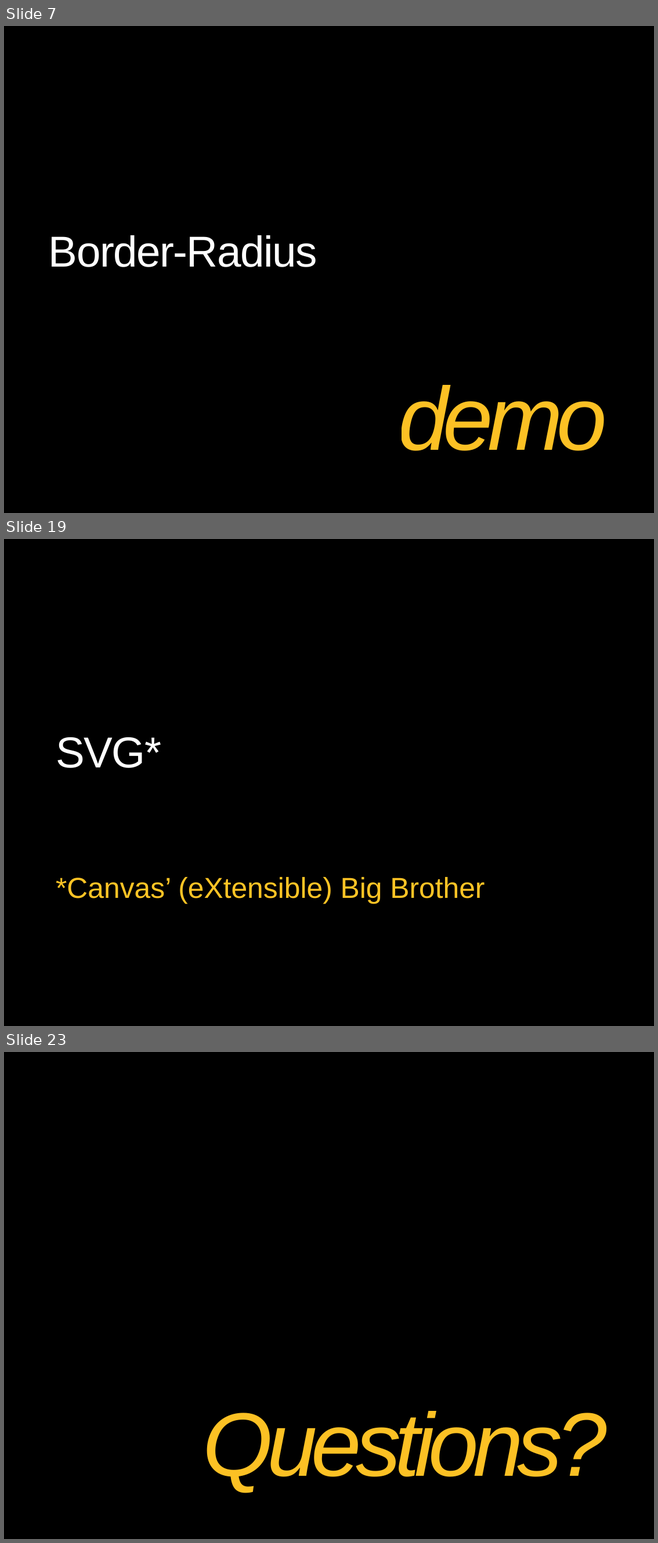
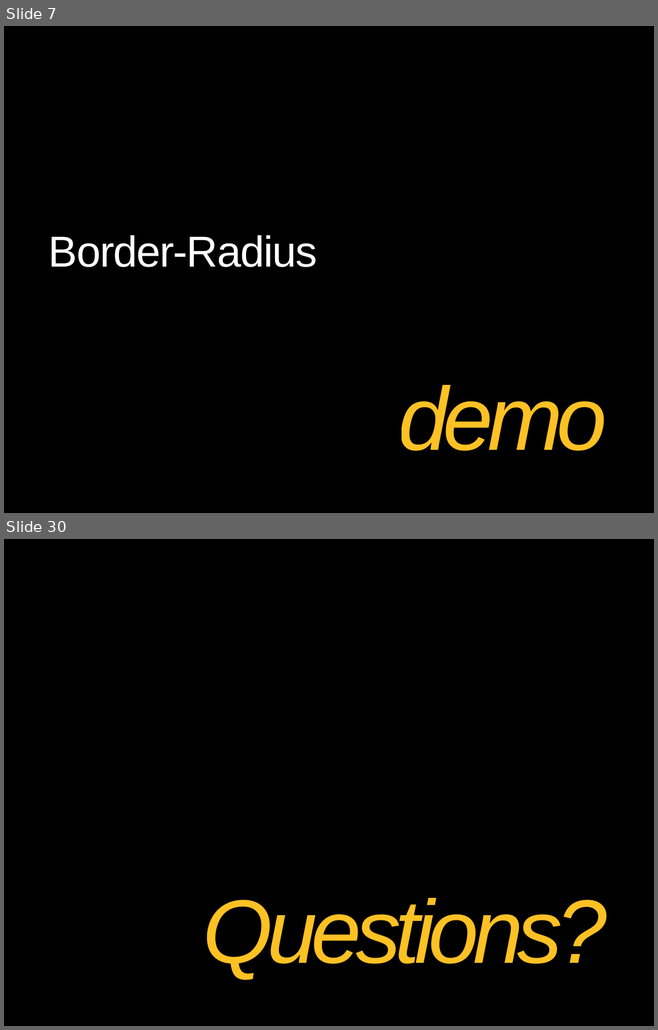
Before and after one commit to theClarkSell/HTML5-Compiler, a slide deck: 3- CSS3/CSS3.pptx. Shown one above the other, each under a label of ours: slides 7, 19 and 23 before the commit, slides 7 and 30 after it; the slides between them are not shown. The pictures are 658x1543 and 658x1030 pixels, drawn with LibreOffice and Linux fonts; fonts in the diff are those of the drawing; background and template pictures are left out. Boxes give left, top, right and bottom in pixels: in the first picture for what was removed or moved away, otherwise in the second. Text is boxed around its words. In the diff, an @@ line names an element or a change of style, - is before the commit and + after.

```diff
--- a/3- CSS3/CSS3.pptx
+++ b/3- CSS3/CSS3.pptx
@@ slide 19 removed at (4, 539, 654, 1026), background picture (left out) @@
@@ title removed at (56, 737, 161, 768) @@
-SVG*
@@ subtitle removed at (56, 877, 484, 904) @@
-*Canvas’ (eXtensible) Big Brother
@@ what was slide 23 is now slide 30 @@
```
Also in this commit, not shown: 11 slides changed, 15 slides added, 7 other slides removed.
